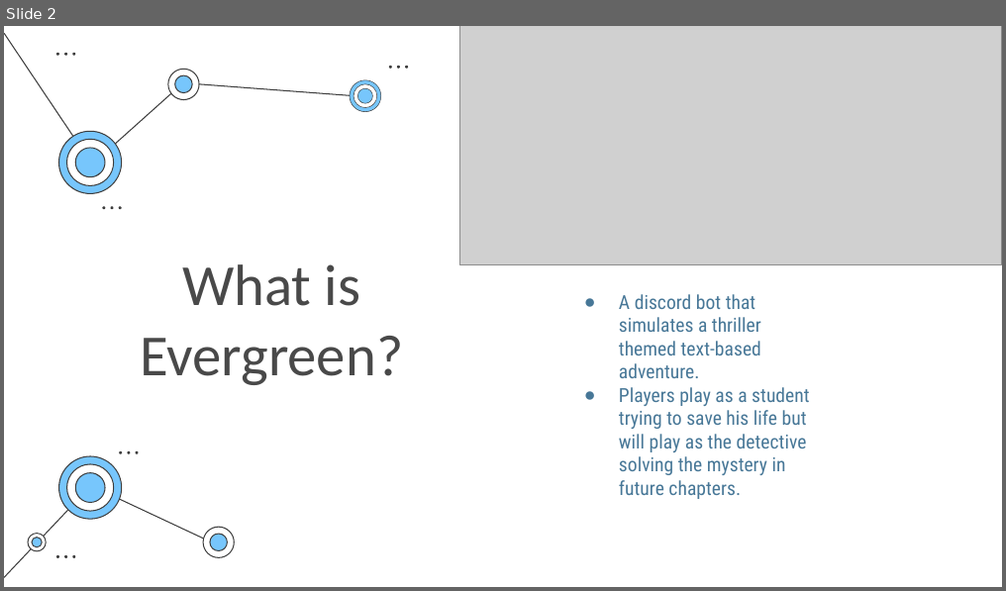
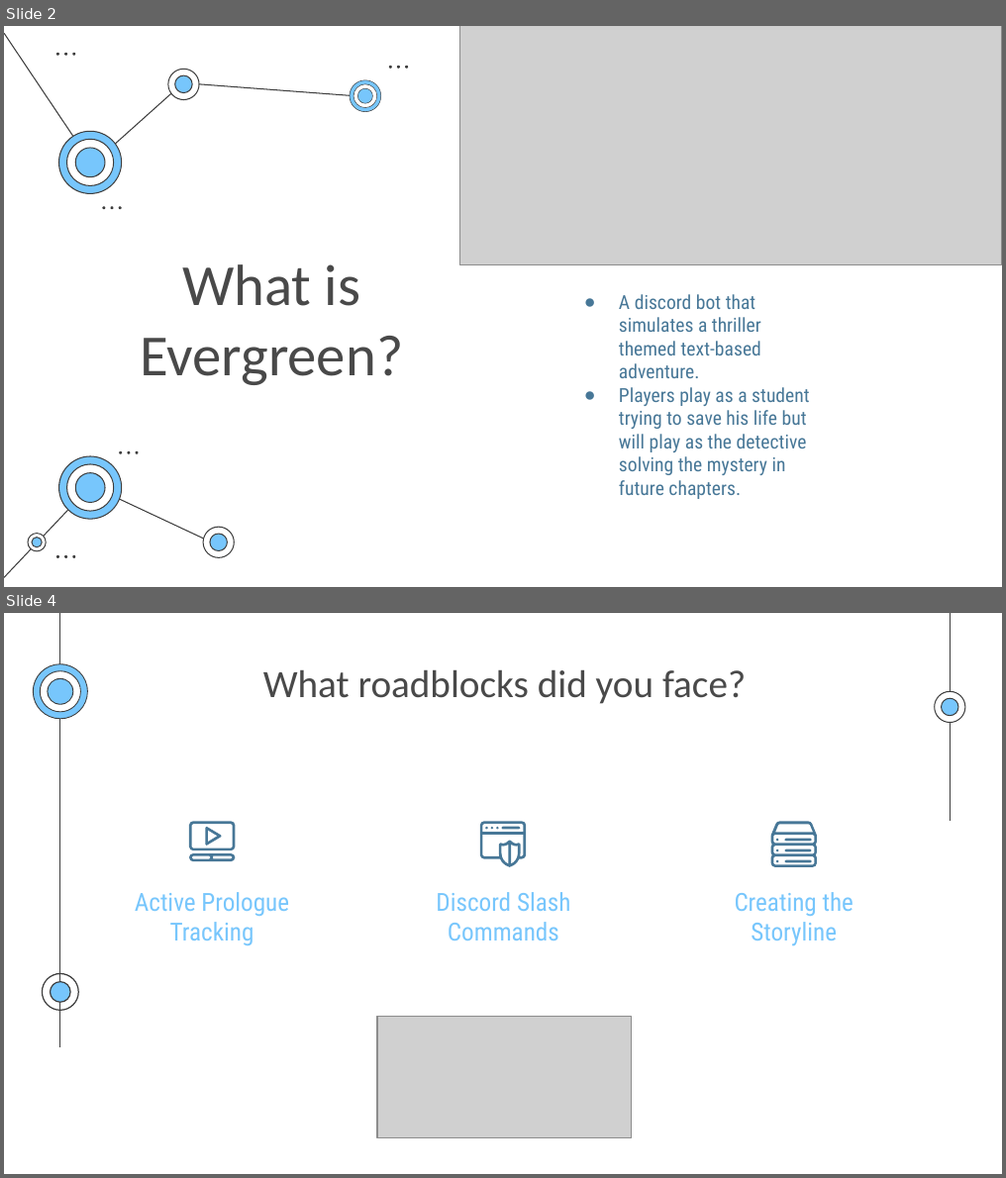
Before and after one commit to ksu-is/evergreen, a slide deck: The Evergreen Project - Cheyne Jackson.pptx. Shown one above the other, each under a label of ours: slide 2 before the commit, slides 2 and 4 after it; the slides between them are not shown. The pictures are 1006x591 and 1006x1178 pixels, drawn with LibreOffice and Linux fonts; fonts in the diff are those of the drawing; grey boxes stand for pictures. Boxes give left, top, right and bottom in pixels: in the first picture for what was removed or moved away, otherwise in the second. Text is boxed around its words. In the diff, an @@ line names an element or a change of style, - is before the commit and + after.

Commit message:
Revised version of the ppt

```diff
--- a/The Evergreen Project - Cheyne Jackson.pptx
+++ b/The Evergreen Project - Cheyne Jackson.pptx
@@ slide 4 added at [4,613,1002,1174], background #FFFFFF @@
@@ title added at [263,670,746,704], 28 pt, text #494949 @@
+What roadblocks did you face?
@@ group added at [33,613,966,1047]: 13 freeform shapes, 2 lines @@
@@ freeform shape added at [188,822,235,852], fill #477797 @@
@@ freeform shape added at [206,827,222,846], fill #477797 @@
@@ group added at [480,822,526,867]: 5 freeform shapes @@
@@ freeform shape added at [188,854,235,861], fill #477797 @@
@@ group added at [770,822,817,867]: 7 freeform shapes @@
@@ subtitle added at [135,892,289,946], 18 pt, text #77C6FC @@
+Active Prologue Tracking
@@ subtitle added at [436,892,571,941], 18 pt, text #77C6FC @@
+Discord Slash Commands
@@ subtitle added at [735,892,853,947], 18 pt, text #77C6FC @@
+Creating the Storyline
@@ picture added at [377,1016,632,1138] @@
```
Also in this commit, not shown: 3 other slides added.
